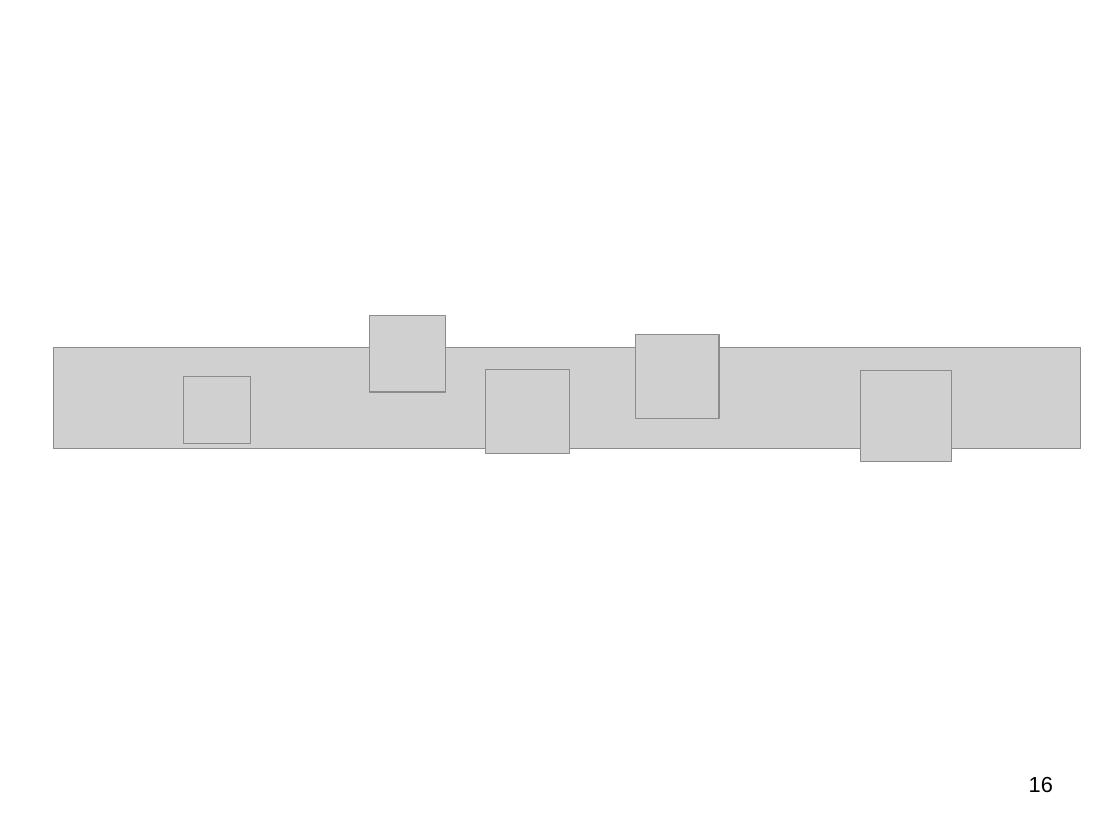
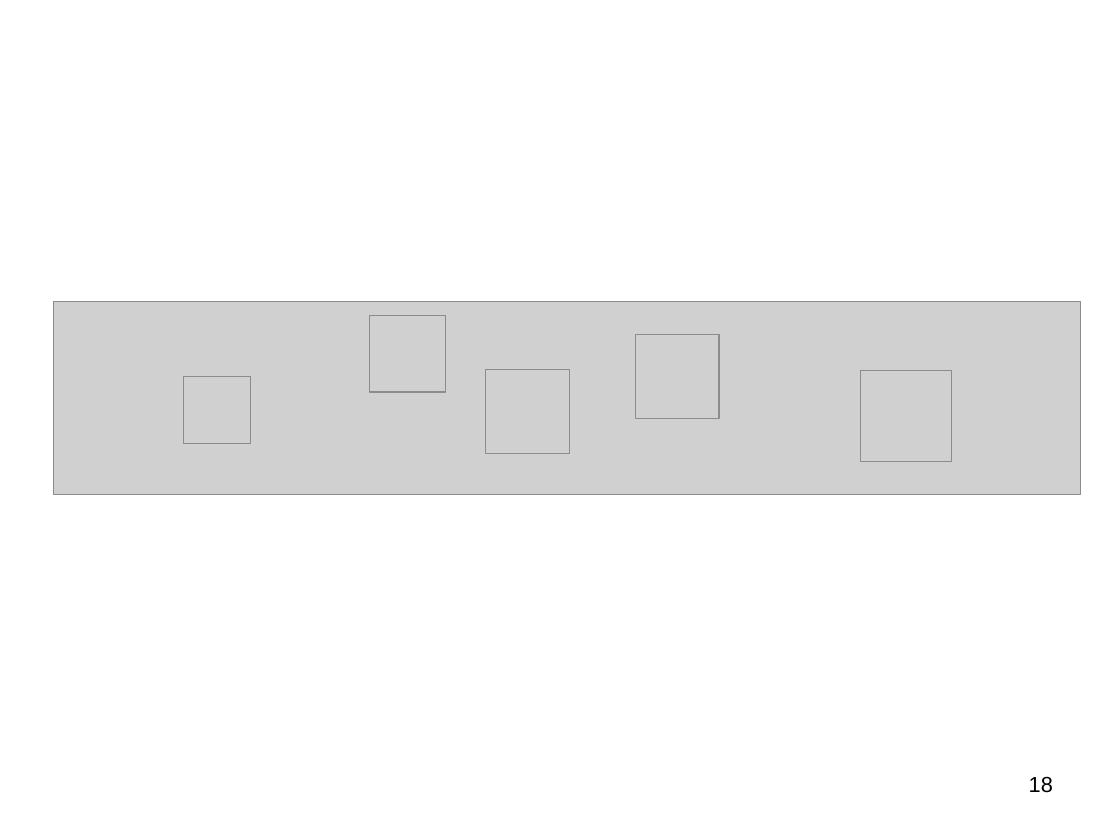
Before and after one commit to MhiraHANA/ipd10-dotnet-project-sales-management, a slide deck: slide 18 of SMS.ppt (slide 16 before the commit). Drawn at 1120x840 pixels with LibreOffice and Linux fonts; fonts in the diff are those of the drawing; grey boxes stand for pictures. Boxes give left, top, right and bottom in pixels: in the first picture for what was removed or moved away, otherwise in the second. Text is boxed around its words. In the diff, an @@ line names an element or a change of style, - is before the commit and + after.

```diff
--- a/SMS.ppt
+++ b/SMS.ppt
@@ picture: place and size @@
-picture at <box>54,347,1081,449</box>
+picture at <box>54,301,1081,494</box>
@@ page number at <box>1029,776,1053,793</box>: text changed @@
-16
+18
```
Also in this commit, not shown: 6 other slides changed, 5 slides added, 3 slides removed, 1 other file.
